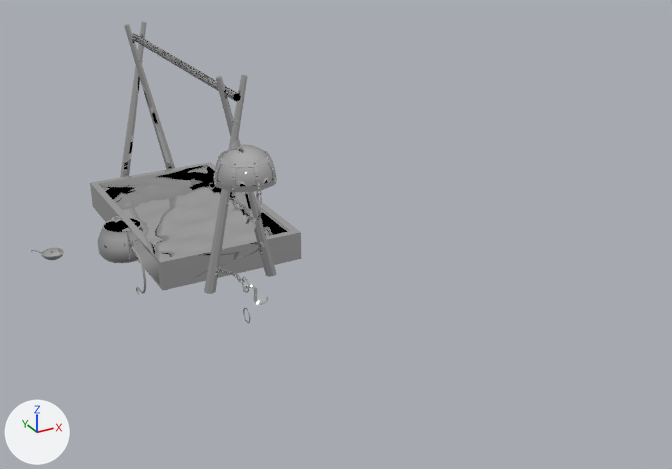
The FBX model Assets/Art/Models/Environment/Kitchen Stuff.fbx as it was, and as the next commit left it.
Rendered twice from a 50 mm lens placed at (-3.2, -5.1, 5.48), pointed at (1.93, 4.24, 0.8). Arrows for +X, +Y and +Z are at lower left; the lights stay in place. Where no turn or scale is listed for an object, it has been applied to the vertices.

The older version as bpy lines, for what is in view:
```python
ob_bowl = bpy.data.objects.new('Bowl', me_bowl_001)
ob_bowl.location = (-1.0, 7.0, 0.0)
ob_cauldronhanging = bpy.data.objects.new('CauldronHanging', me_cauldronhanging_002)
ob_cauldronhanging.location = (1.0, 4.85, 2.16)
ob_chainring = bpy.data.objects.new('ChainRing', me_chainring)
ob_chainring.location = (1.0, 4.99, -0.45)
ob_cookingpotbale = bpy.data.objects.new('CookingPotBale', me_cookingpotbale_001)
ob_cookingpotbale.location = (0.0, 6.56, -0.18)
ob_cookingpotsoup = bpy.data.objects.new('CookingPotSoup', me_cookingpotsoup_001)
ob_cookingpotsoup.location = (0.0, 7.0, 0.2)
ob_cookingstationsupports = bpy.data.objects.new('CookingStationSupports', me_cookingstationsupports_001)
ob_cookingstationsupports.location = (1.0, 7.0, 0.0)
ob_firebedfoundation = bpy.data.objects.new('FirebedFoundation', me_firebedfoundation_001)
ob_firebedfoundation.location = (1.0, 7.0, 0.0)
ob_ladle = bpy.data.objects.new('Ladle', me_ladle_001)
ob_ladle.location = (0.68, 5.17, 1.38)
ob_metalbar = bpy.data.objects.new('MetalBar', me_metalbar)
ob_metalbar.location = (1.0, 7.0, 2.5)
# also in view: 'Firebed' at (1.0, 7.0, 0.2); 'CookingPot' at (0.0, 7.0, 0.06)
```
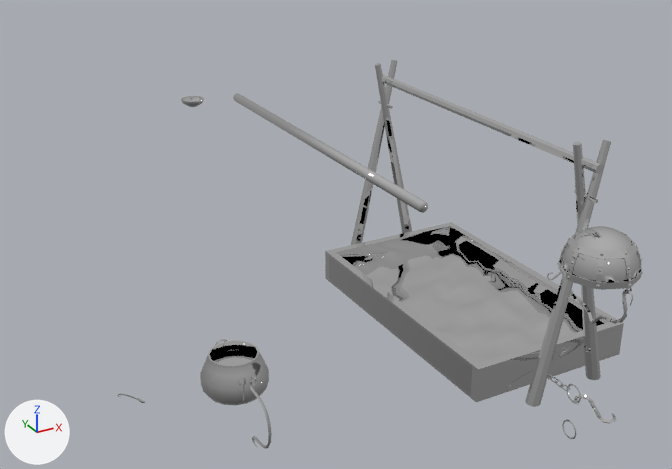
Location of each change, [x1, y1, x2, y2] in pixels of the pictures (672 x 469 px):
'FirebedFoundation', moved
    before: [90, 162, 302, 290]
    after: [325, 222, 624, 402]
'Firebed', moved
    before: [108, 177, 277, 258]
    after: [350, 240, 583, 362]
'CookingStationSupports', moved
    before: [120, 21, 276, 294]
    after: [351, 60, 611, 407]
'CauldronHanging', moved
    before: [214, 145, 277, 224]
    after: [557, 226, 643, 324]
'CookingPot', moved
    before: [97, 218, 145, 263]
    after: [200, 340, 269, 405]
'MetalBar', moved
    before: [134, 35, 241, 101]
    after: [233, 93, 428, 213]
'CookingPotSoup', moved
    before: [107, 226, 123, 232]
    after: [212, 350, 256, 366]
'CookingPotBale', moved
    before: [132, 243, 146, 295]
    after: [250, 381, 272, 449]
'Hook', moved
    before: [243, 285, 268, 305]
    after: [574, 394, 616, 424]
'Chain', moved
    before: [232, 272, 249, 293]
    after: [548, 375, 581, 404]
'Bowl', moved
    before: [41, 248, 64, 261]
    after: [181, 96, 204, 107]
'PorridgeBowl', moved
    before: [42, 249, 63, 256]
    after: [183, 96, 202, 101]
'ChainRing', moved
    before: [243, 308, 251, 323]
    after: [562, 419, 576, 439]
'WoodenSpoon', moved
    before: [31, 250, 45, 255]
    after: [117, 393, 146, 403]
'Ladle', moved
    before: [209, 183, 216, 189]
    after: [547, 272, 561, 280]

The change in detail:
Object 'WoodenSpoon' (ob_woodenspoon) moves from (-1.17, 7.0, 0.14) to (-1.17, 3.0, 0.14).
Object 'Ladle' (ob_ladle) moves from (0.68, 5.17, 1.38) to (2.68, 1.17, 1.38).
Object 'CookingPotBale' (ob_cookingpotbale) moves from (0.0, 6.56, -0.18) to (0.0, 2.56, -0.18).
Object 'Chain' (ob_chain) moves from (1.0, 4.99, 0.0) to (3.0, 0.99, 0.0).
Object 'CookingStationSupports' (ob_cookingstationsupports) moves from (1.0, 7.0, 0.0) to (3.0, 3.0, 0.0).
Object 'PorridgeBowl' (ob_porridgebowl) moves from (-1.0, 7.0, 0.0) to (1.0, 6.55, 2.01).
Object 'CookingPotSoup' (ob_cookingpotsoup) moves from (0.0, 7.0, 0.2) to (0.0, 3.0, 0.2).
Object 'Firebed' (ob_firebed) moves from (1.0, 7.0, -0.15) to (3.0, 3.0, -0.15).
Object 'Bowl' (ob_bowl) moves from (-1.0, 7.0, 0.0) to (1.0, 6.55, 2.01).
Object 'MetalBar' (ob_metalbar) moves from (1.0, 7.0, 2.5) to (1.0, 3.0, 2.5).
Object 'FirebedFoundation' (ob_firebedfoundation) moves from (1.0, 7.0, 0.0) to (3.0, 3.0, 0.0).
Object 'CookingPot' (ob_cookingpot) moves from (0.0, 7.0, -0.18) to (0.0, 3.0, -0.18).
Object 'ChainRing' (ob_chainring) moves from (1.0, 4.99, -0.45) to (3.0, 0.99, -0.45).
Object 'CauldronHanging' (ob_cauldronhanging) moves from (1.0, 4.85, 2.16) to (3.0, 0.85, 2.16).
Object 'Hook' (ob_hook) moves from (1.0, 4.85, 0.0) to (3.0, 0.85, 0.0).
